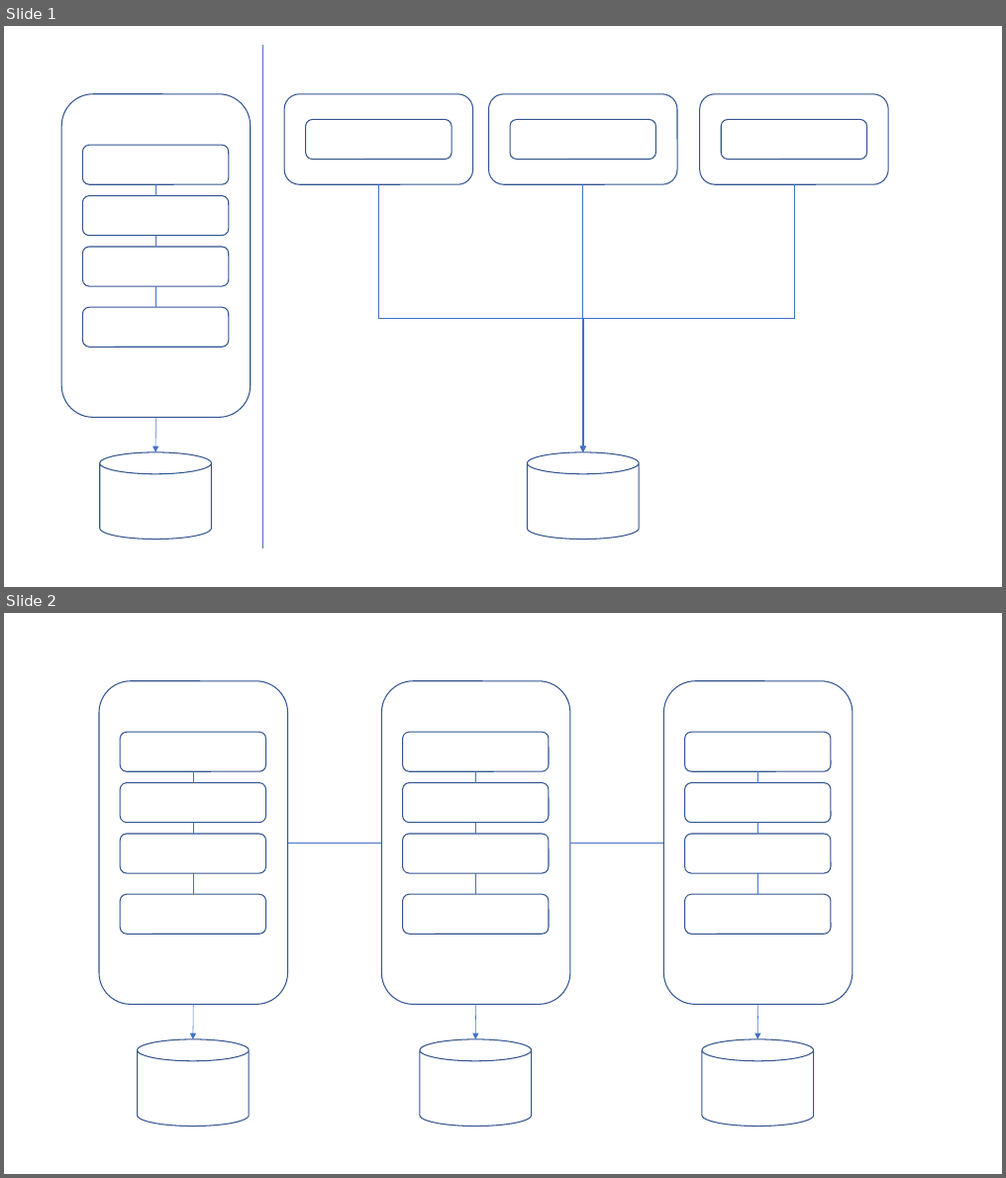
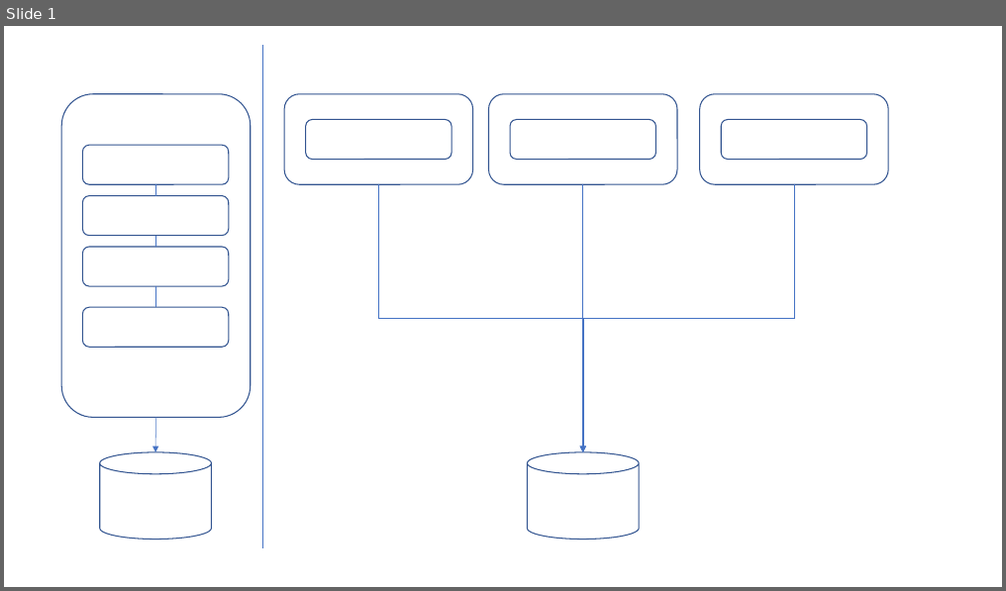
Before and after one commit to jsotoo/MicroservicesDemo, a slide deck: 01 - Microservices/01.1.pptx. Shown one above the other, each under a label of ours: slides 1 and 2 before the commit, slide 1 after it. The pictures are 1006x1178 and 1006x591 pixels, drawn with LibreOffice and Linux fonts; fonts in the diff are those of the drawing. Boxes give left, top, right and bottom in pixels: in the first picture for what was removed or moved away, otherwise in the second. Text is boxed around its words. In the diff, an @@ line names an element or a change of style, - is before the commit and + after.

```diff
--- a/01 - Microservices/01.1.pptx
+++ b/01 - Microservices/01.1.pptx
@@ slide 2 removed at (x1=4, y1=613, x2=1002, y2=1174), background #FFFFFF @@
@@ rounded rectangle removed at (x1=99, y1=681, x2=288, y2=1004) @@
@@ rounded rectangle removed at (x1=381, y1=681, x2=570, y2=1004) @@
@@ rounded rectangle removed at (x1=663, y1=681, x2=852, y2=1004) @@
@@ rounded rectangle removed at (x1=120, y1=732, x2=266, y2=771) @@
@@ rounded rectangle removed at (x1=403, y1=732, x2=549, y2=771) @@
@@ rounded rectangle removed at (x1=685, y1=732, x2=832, y2=771) @@
@@ rounded rectangle removed at (x1=120, y1=783, x2=266, y2=823) @@
@@ line removed from (193, 771) to (193, 783) @@
@@ rounded rectangle removed at (x1=403, y1=783, x2=549, y2=823) @@
@@ line removed from (475, 771) to (475, 783) @@
@@ rounded rectangle removed at (x1=685, y1=783, x2=832, y2=823) @@
@@ line removed from (757, 771) to (757, 783) @@
@@ rounded rectangle removed at (x1=120, y1=834, x2=266, y2=873) @@
@@ line removed from (193, 823) to (193, 834) @@
@@ line removed from (288, 843) to (381, 843) @@
@@ rounded rectangle removed at (x1=403, y1=834, x2=549, y2=873) @@
@@ line removed from (475, 823) to (475, 834) @@
@@ line removed from (570, 843) to (663, 843) @@
@@ rounded rectangle removed at (x1=685, y1=834, x2=832, y2=873) @@
@@ line removed from (757, 823) to (757, 834) @@
@@ line removed from (193, 873) to (193, 894) @@
@@ line removed from (475, 873) to (475, 894) @@
@@ line removed from (757, 873) to (757, 894) @@
@@ rounded rectangle removed at (x1=120, y1=894, x2=266, y2=934) @@
@@ rounded rectangle removed at (x1=403, y1=894, x2=549, y2=934) @@
@@ rounded rectangle removed at (x1=685, y1=894, x2=832, y2=934) @@
@@ arrow removed from (193, 1004) to (193, 1040) @@
@@ arrow removed from (475, 1004) to (475, 1040) @@
@@ arrow removed from (757, 1004) to (757, 1040) @@
@@ cylinder removed at (x1=138, y1=1040, x2=249, y2=1127) @@
@@ cylinder removed at (x1=420, y1=1040, x2=531, y2=1127) @@
@@ cylinder removed at (x1=702, y1=1040, x2=813, y2=1127) @@
```
Also in this commit, not shown: 1 slide changed, 2 slides added, 3 other files.
